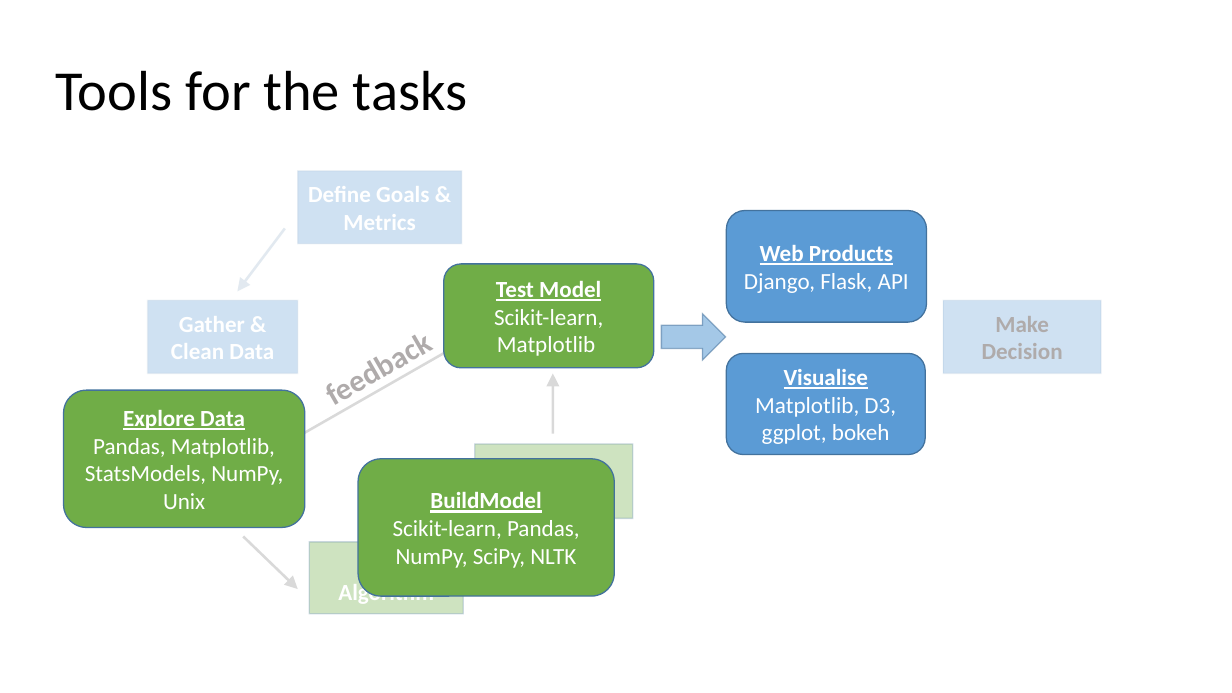
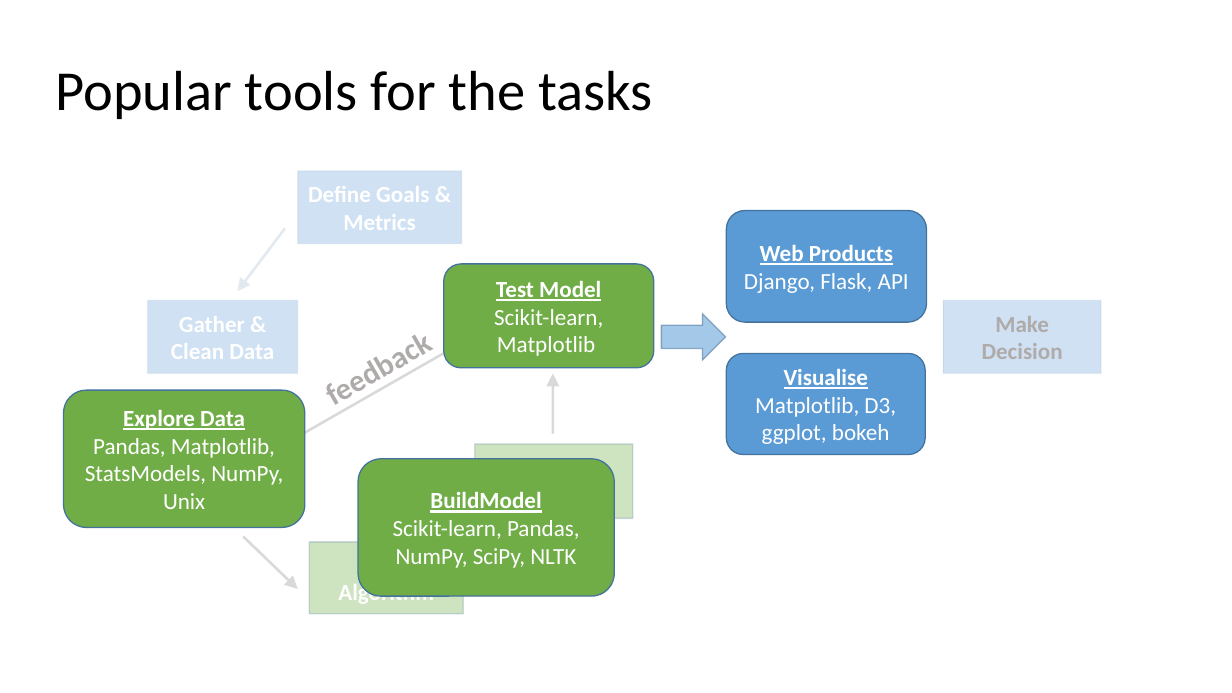
Before and after one commit to tymofij/datascience-pandas-talk-pycon-pl, a slide deck: slide 8 of DataScienceToolkit.pptx. Drawn at 1232x693 pixels with LibreOffice and Linux fonts; fonts in the diff are those of the drawing. Boxes give left, top, right and bottom in pixels: in the first picture for what was removed or moved away, otherwise in the second. Text is boxed around its words. In the diff, an @@ line names an element or a change of style, - is before the commit and + after.

Commit message:
update slides

```diff
--- a/DataScienceToolkit.pptx
+++ b/DataScienceToolkit.pptx
@@ title at bbox=[55, 70, 653, 119]: text changed @@
-Tools for the tasks
+Popular tools for the tasks
```
Also in this commit, not shown: 1 other file.
